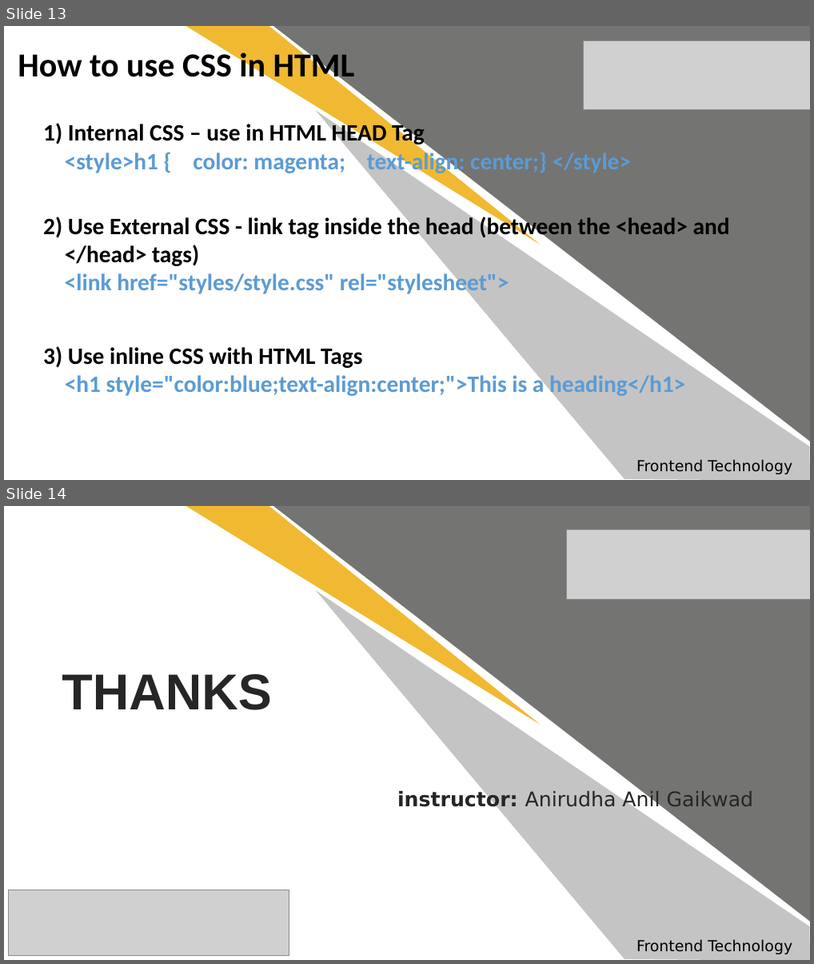
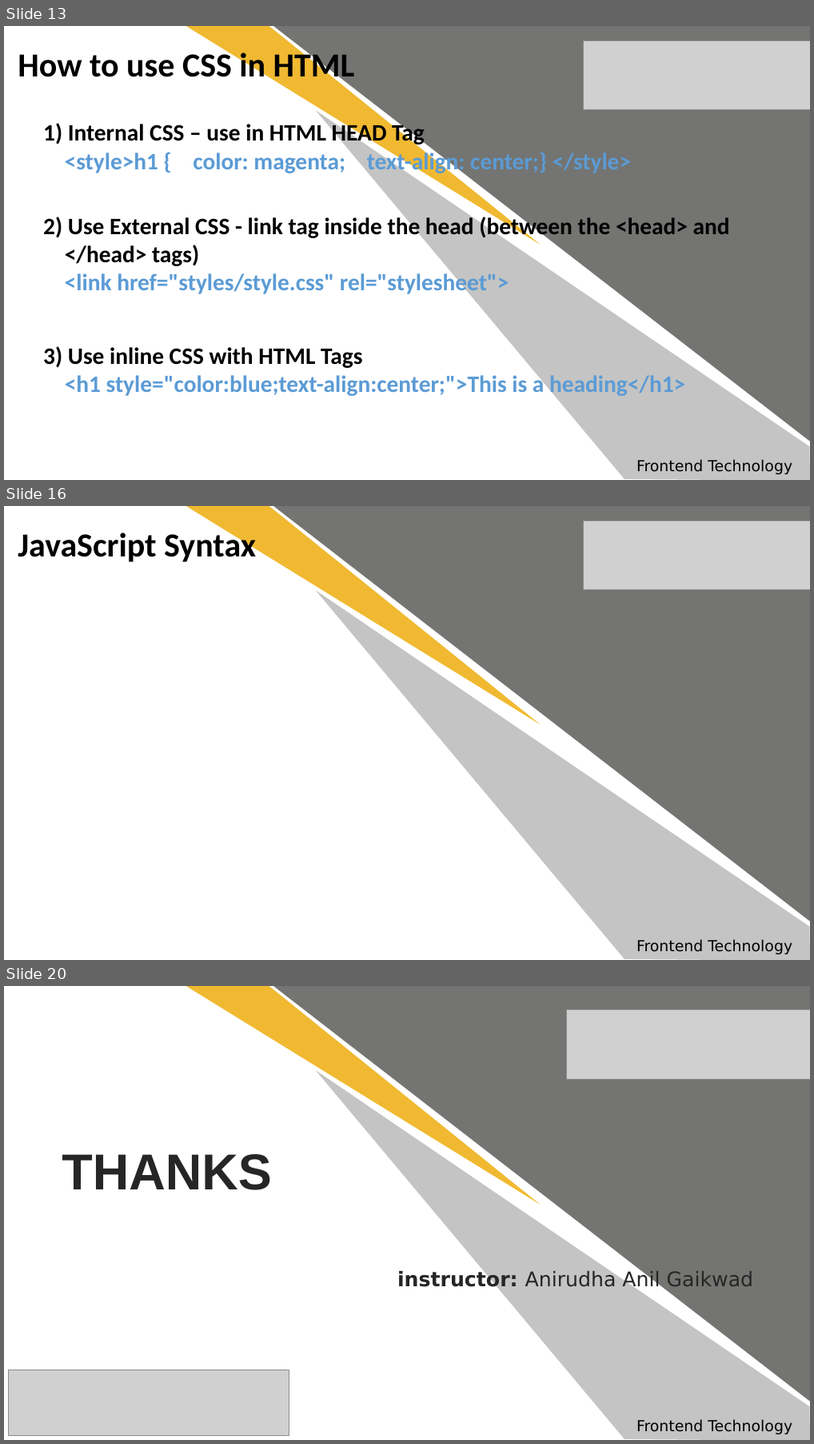
Before and after one commit to anirudhagaikwad/Python_Django_Internship_6Nov20, a slide deck: #2_Front-end_technology.pptx. Shown one above the other, each under a label of ours: slides 13 and 14 before the commit, slides 13, 16 and 20 after it; the slides between them are not shown. The pictures are 814x964 and 814x1444 pixels, drawn with LibreOffice and Linux fonts; fonts in the diff are those of the drawing; grey boxes stand for pictures. Boxes give left, top, right and bottom in pixels: in the first picture for what was removed or moved away, otherwise in the second. Text is boxed around its words. In the diff, an @@ line names an element or a change of style, - is before the commit and + after.

```diff
--- a/#2_Front-end_technology.pptx
+++ b/#2_Front-end_technology.pptx
@@ slide 16 added at (4, 506, 810, 960), background #FFFFFF @@
@@ text added at (18, 529, 256, 562), 40 pt, text #000000, bold @@
+JavaScript Syntax
@@ freeform shape added at (186, 506, 550, 751), fill #F0B931 @@
@@ right triangle added at (274, 506, 810, 921), fill #747472 @@
@@ freeform shape added at (304, 506, 810, 960), fill #C4C4C4 @@
@@ picture added at (583, 520, 810, 589) @@
@@ text added at (637, 939, 793, 954), 18 pt, text #000000 @@
+Frontend Technology
@@ what was slide 14 is now slide 20 @@
```
Also in this commit, not shown: 5 other slides added, 4 other files.
